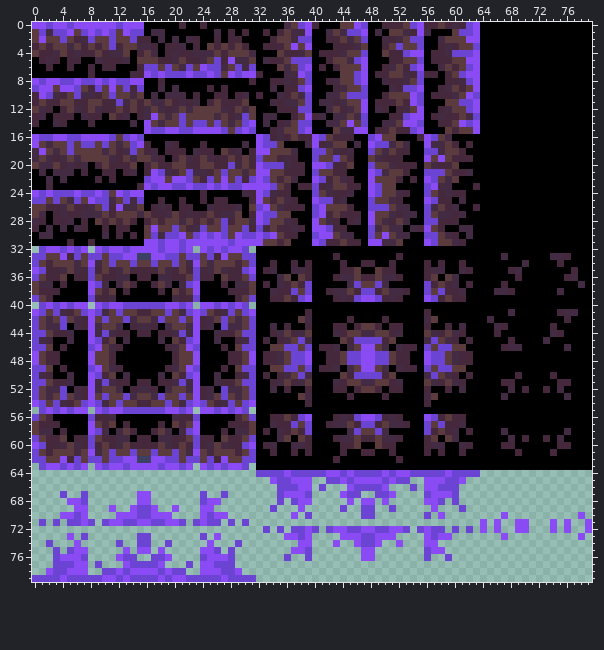
Two states of a sprite sheet, graphics/tileset-forest-grass2.png. That is the earlier state.
The file is 80x80 pixels.
The result:
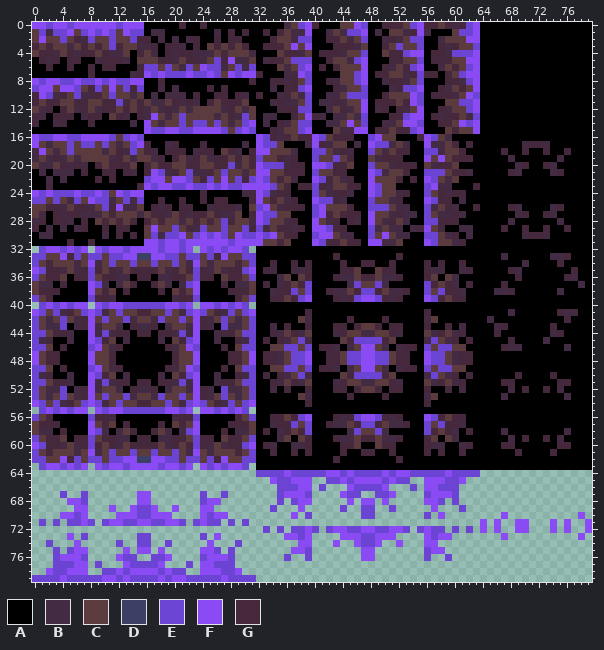
Palette (. is transparent): A #000000  B #432c43  C #5c3b3e  D #3c4065  E #6c44d3  F #8a4af4  G #45283c
Edits made:
y 17: x 70..73 AAAA -> BGGB
y 18: x 67 A -> G; x 70 A -> G; x 73 A -> G; x 76 A -> G
y 19: x 68 A -> B; x 75 A -> B
y 20: x 69..70 AA -> BG; x 73..74 AA -> GB
y 21: x 68..69 AA -> GB; x 74..75 AA -> BG
y 26: x 68..69 AA -> GB; x 74..75 AA -> BG
y 27: x 69..70 AA -> BG; x 73..74 AA -> GB
y 28: x 68 A -> B; x 75 A -> B
y 29: x 67 A -> G; x 70 A -> G; x 73 A -> G; x 76 A -> G
y 30: x 70..73 AAAA -> BGGB
